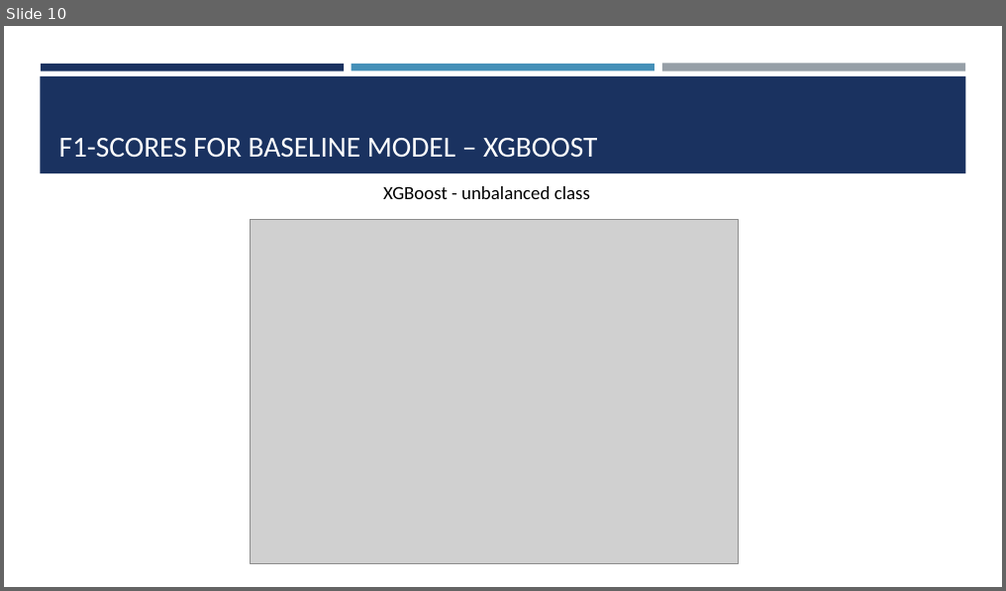
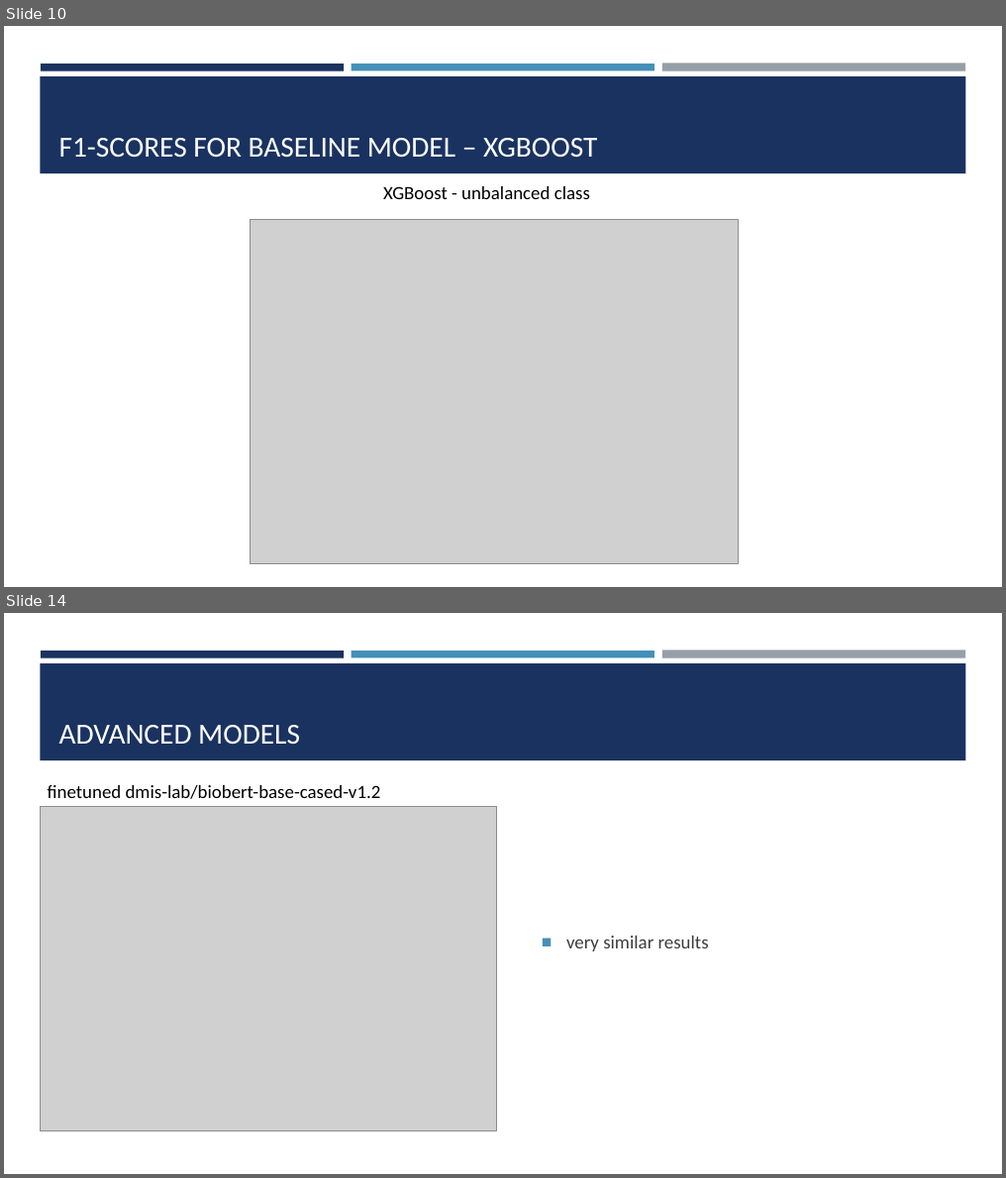
Before and after one commit to josefweibel/nlp-medical-project, a slide deck: presentations/Final Presentation.pptx. Shown one above the other, each under a label of ours: slide 10 before the commit, slides 10 and 14 after it; the slides between them are not shown. The pictures are 1006x591 and 1006x1178 pixels, drawn with LibreOffice and Linux fonts; fonts in the diff are those of the drawing; grey boxes stand for pictures. Boxes give left, top, right and bottom in pixels: in the first picture for what was removed or moved away, otherwise in the second. Text is boxed around its words. In the diff, an @@ line names an element or a change of style, - is before the commit and + after.

```diff
--- a/presentations/Final Presentation.pptx
+++ b/presentations/Final Presentation.pptx
@@ slide 14 added at (x1=4, y1=613, x2=1002, y2=1174), background #FFFFFF; not listed: 4 template elements that a slide beside it also shows @@
@@ title added at (x1=59, y1=725, x2=300, y2=744), 28 pt, text #FFFFFF @@
+ADVANCED MODELS
@@ text added at (x1=48, y1=785, x2=381, y2=799), 18 pt, text #000000 @@
+finetuned dmis-lab/biobert-base-cased-v1.2
@@ picture added at (x1=40, y1=806, x2=497, y2=1131) @@
@@ text added at (x1=566, y1=936, x2=709, y2=952), 18 pt, text #3D3D3D @@
+■ very similar results
```
Also in this commit, not shown: 6 slides changed, 4 other slides added, 1 slide removed.
